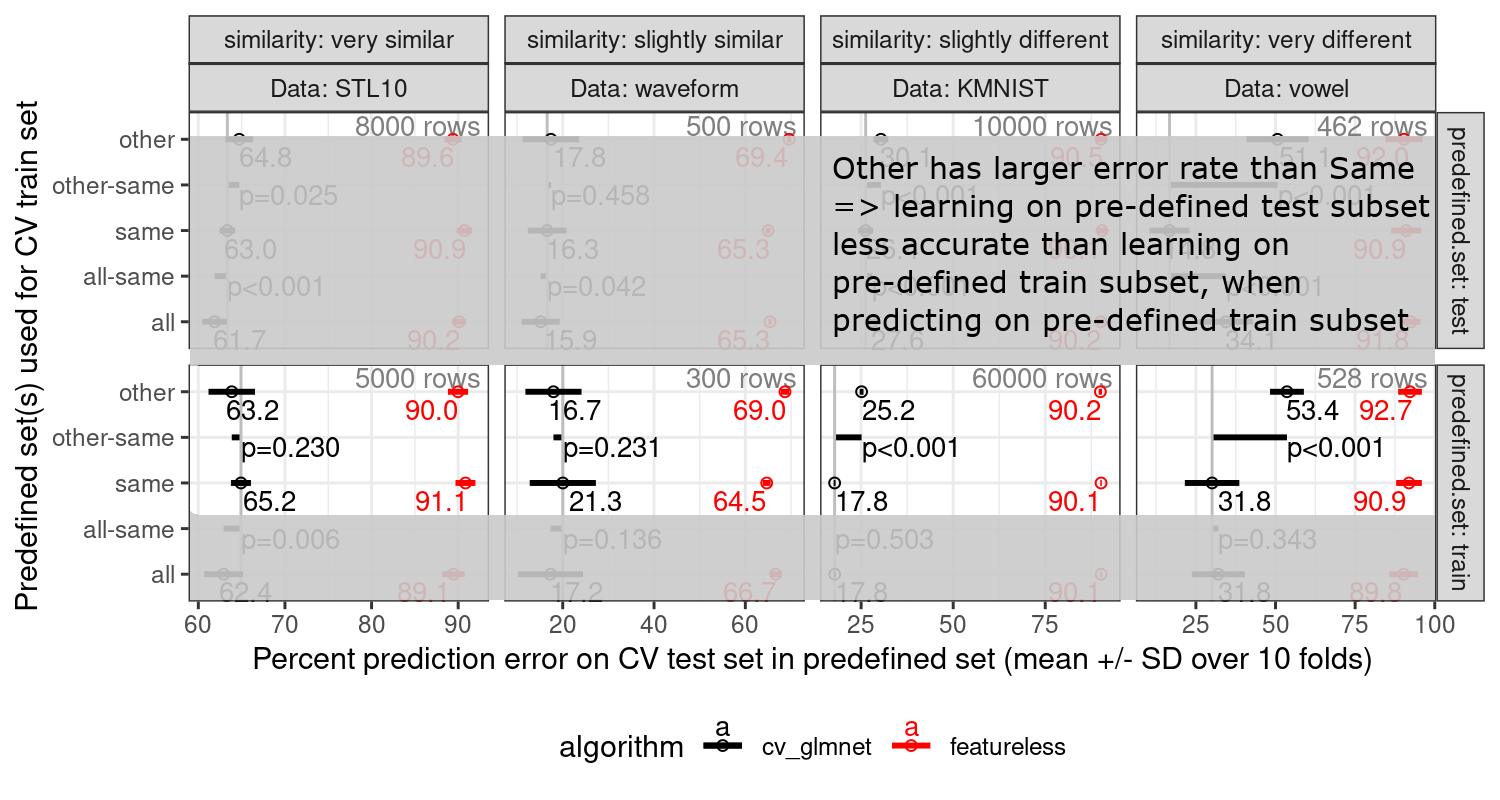
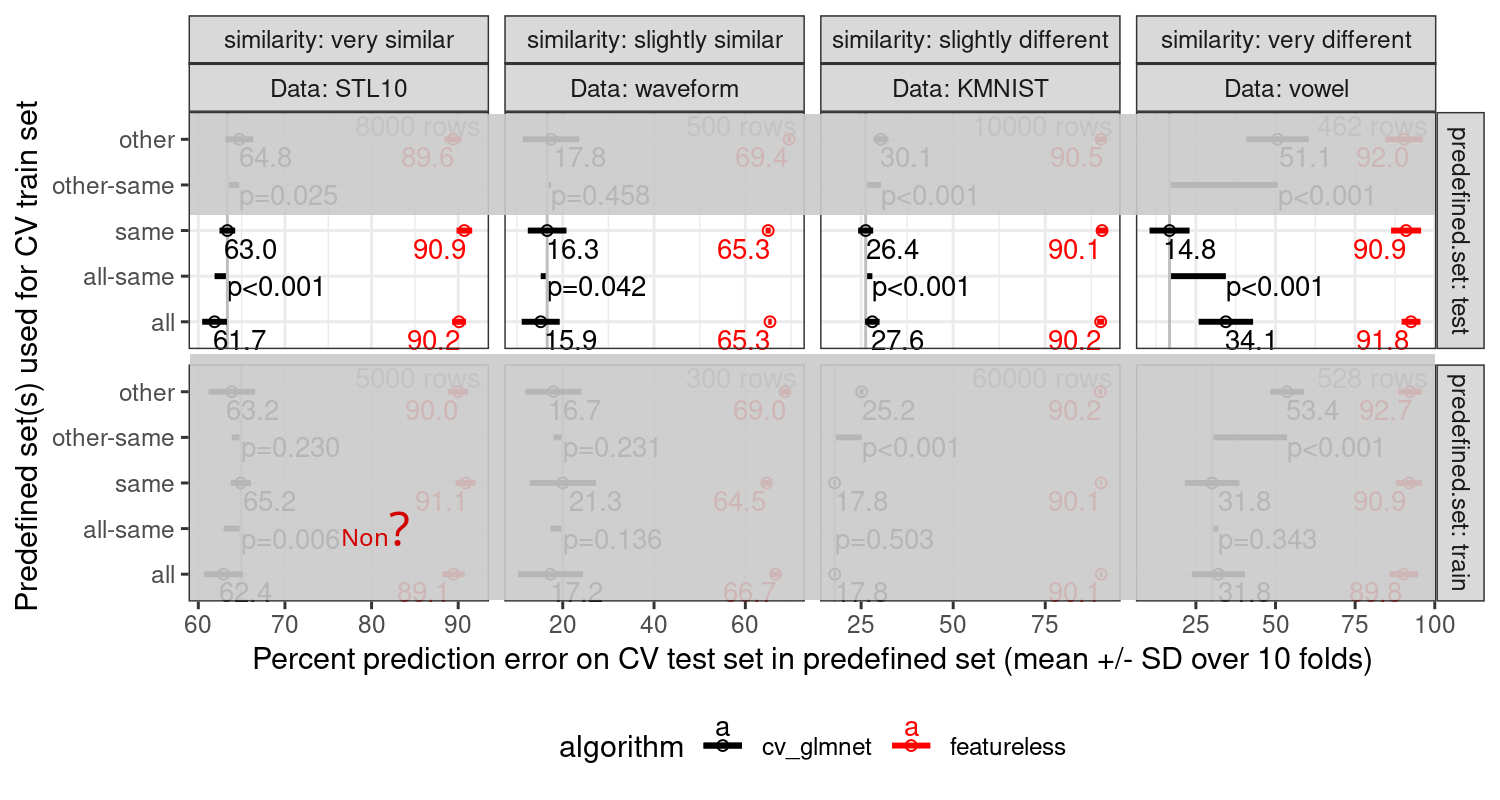
Layered file, before and after one edit (1500x800). Changes by layer:
added layer "Non?" above "Copie de full grey #1" over [left=343, top=511, right=409, bottom=546]
showed "Copie de full grey #1" over [left=190, top=114, right=1435, bottom=546]
hid "Other has larger error rate th... #1" over [left=833, top=156, right=1430, bottom=337]
hid "Copie de full grey #3" over [left=190, top=156, right=1435, bottom=546]
